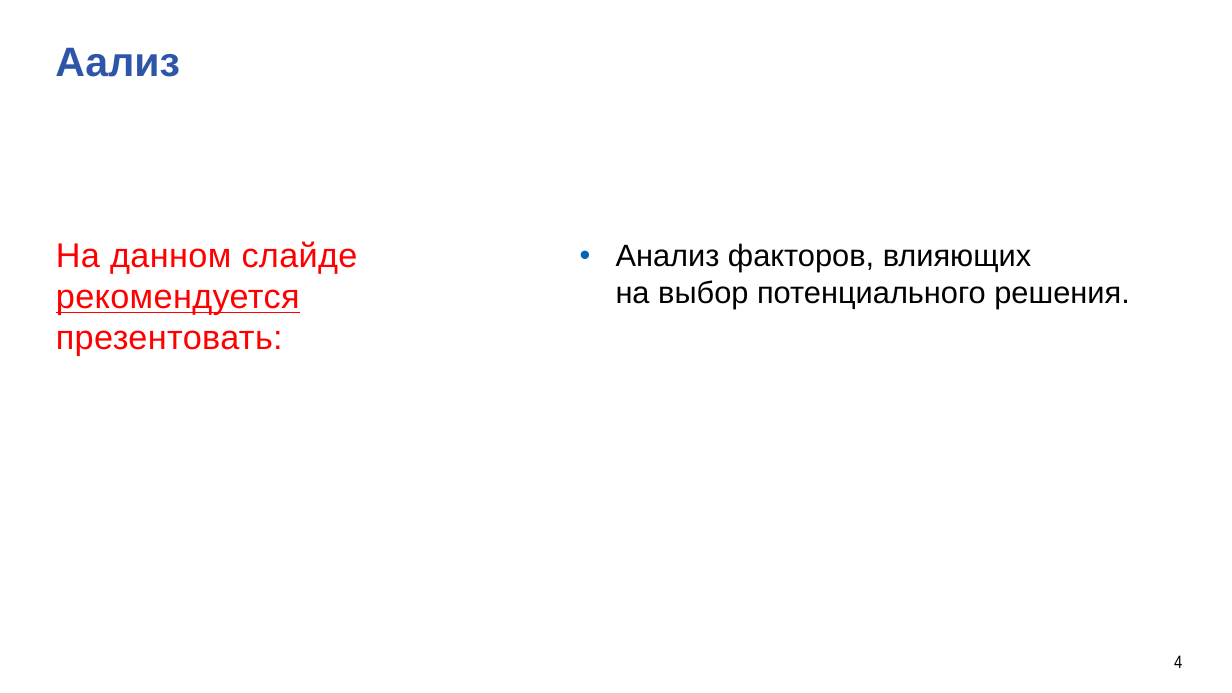
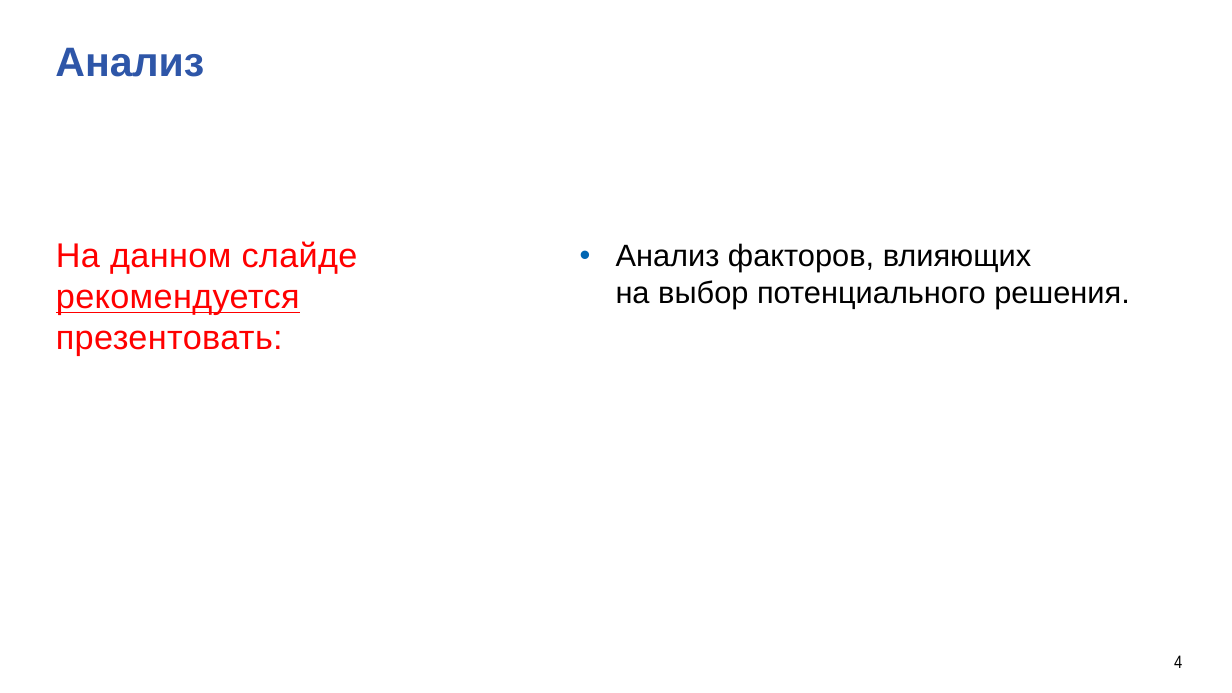
Before and after one commit to SkiFlye/-_-, a slide deck: slide 4 of презентация.pptx. Drawn at 1232x693 pixels with LibreOffice and Linux fonts; fonts in the diff are those of the drawing; background and template pictures are left out. Boxes give left, top, right and bottom in pixels: in the first picture for what was removed or moved away, otherwise in the second. Text is boxed around its words. In the diff, an @@ line names an element or a change of style, - is before the commit and + after.

```diff
--- a/презентация.pptx
+++ b/презентация.pptx
@@ text at box(55, 47, 204, 77): text changed @@
-Аализ
+Анализ
```
Also in this commit, not shown: 3 other slides changed, 1 slide added.
